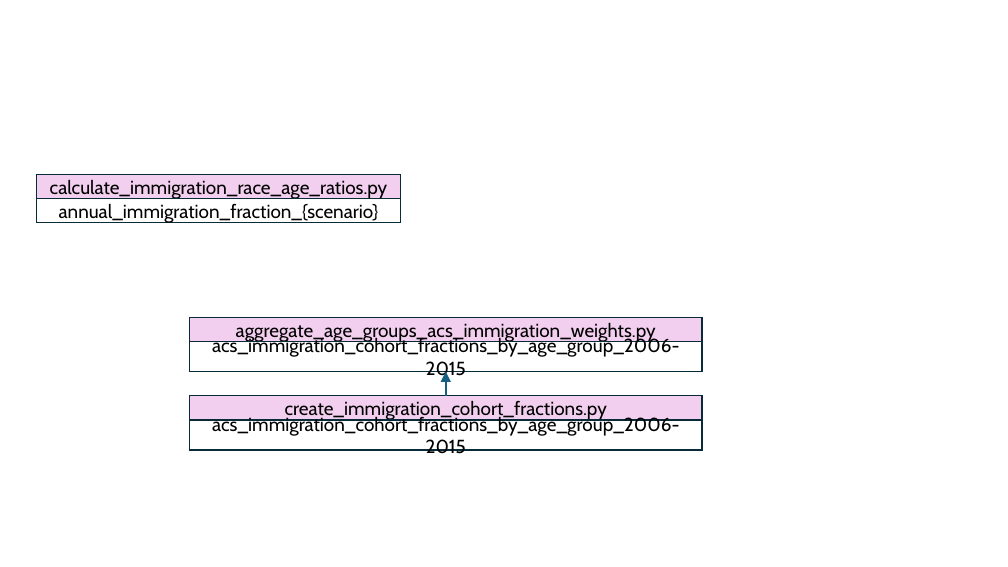
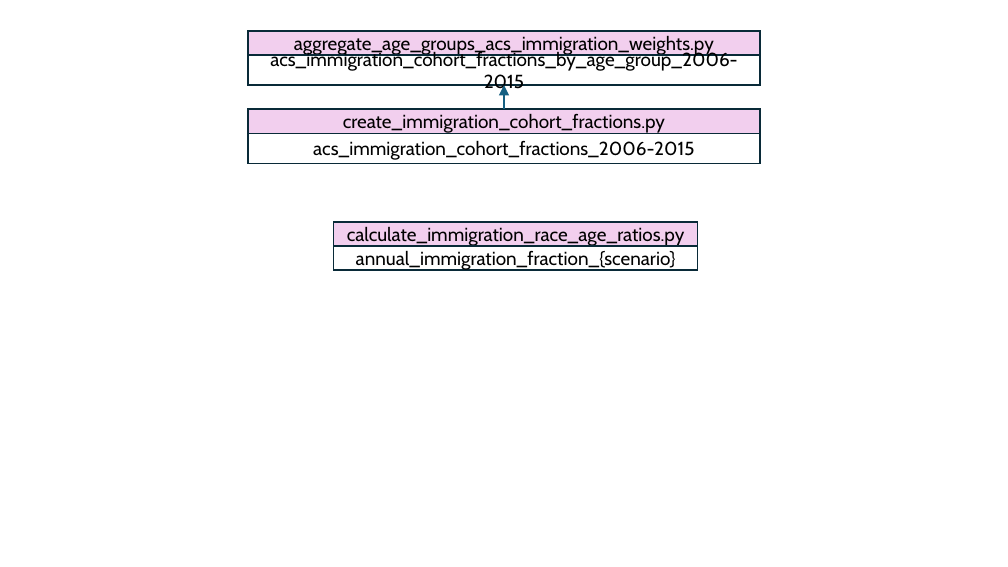
Before and after one commit to philmorefield/ICLUS_v3, a slide deck: slide 2 of population/script_layout.pptx. Drawn at 1008x567 pixels with LibreOffice and Linux fonts; fonts in the diff are those of the drawing. Boxes give left, top, right and bottom in pixels: in the first picture for what was removed or moved away, otherwise in the second. Text is boxed around its words. In the diff, an @@ line names an element or a change of style, - is before the commit and + after.

Commit message:
chasing immigration issue

```diff
--- a/population/script_layout.pptx
+++ b/population/script_layout.pptx
@@ 4 rectangles, 1 arrow moved together from (x1=190, y1=318, x2=702, y2=450) to (x1=248, y1=31, x2=761, y2=163) @@
@@ text in rectangle at (x1=313, y1=140, x2=694, y2=160): text changed @@
-acs_immigration_cohort_fractions_by_age_group_2006-2015
+acs_immigration_cohort_fractions_2006-2015
@@ rectangle "calculate_immigration_race_age_ratios.py" moved from (x1=36, y1=175, x2=400, y2=199) to (x1=333, y1=222, x2=697, y2=247) @@
@@ rectangle "annual_immigration_fraction_{scenario}" moved from (x1=36, y1=199, x2=400, y2=223) to (x1=333, y1=247, x2=697, y2=271) @@
```
Also in this commit, not shown: 2 other slides changed, 5 other files.
